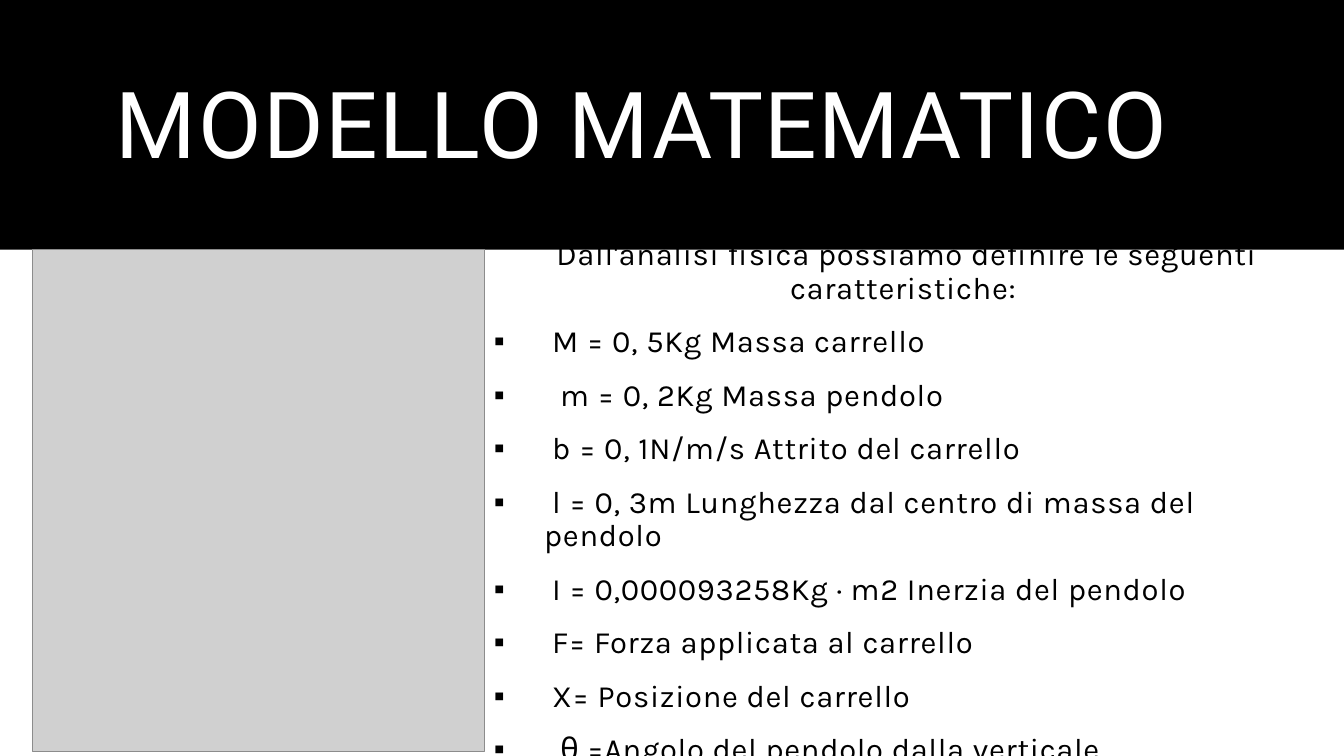
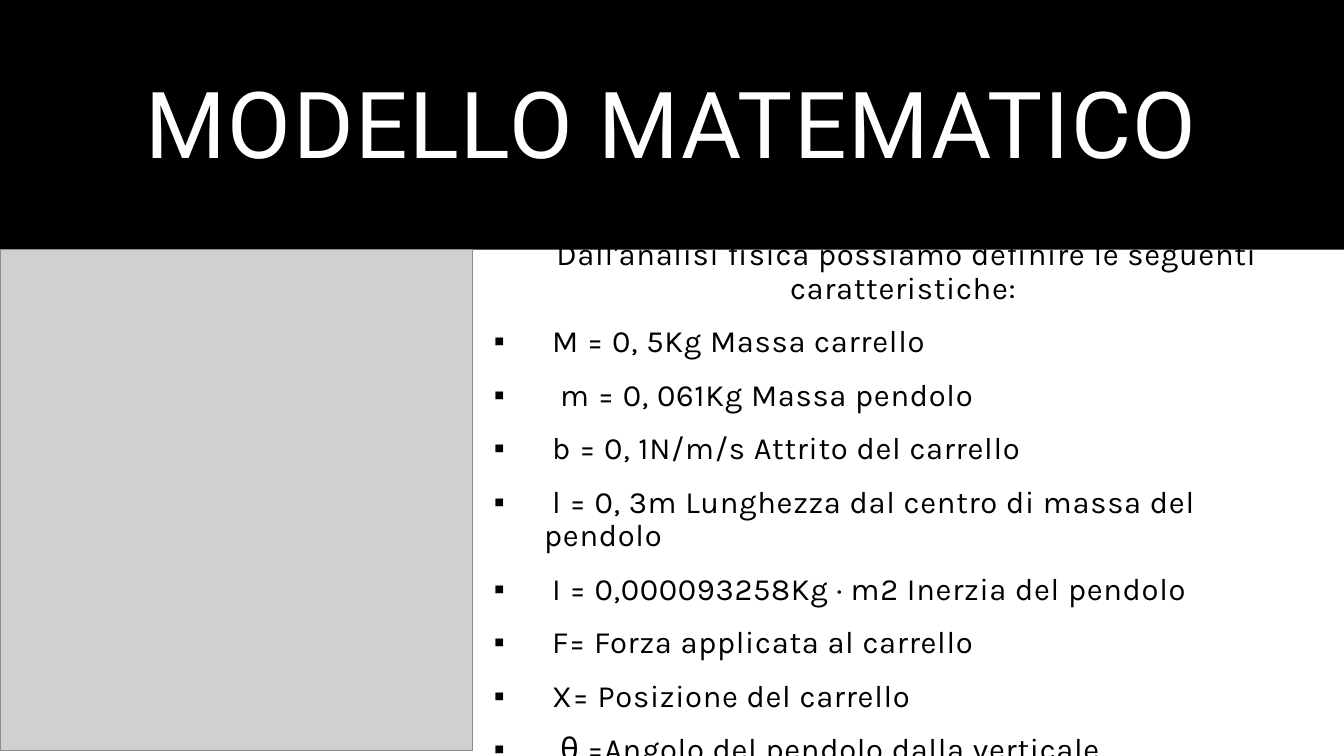
Before and after one commit to AltFed/ARL, a slide deck: slide 2 of CA.pptx (slide 4 before the commit). Drawn at 1344x756 pixels with LibreOffice and Linux fonts; fonts in the diff are those of the drawing; grey boxes stand for pictures. Boxes give left, top, right and bottom in pixels: in the first picture for what was removed or moved away, otherwise in the second. Text is boxed around its words. In the diff, an @@ line names an element or a change of style, - is before the commit and + after.

```diff
--- a/CA.pptx
+++ b/CA.pptx
@@ title "MODELLO MATEMATICO": place and size @@
-title "MODELLO MATEMATICO" at [116, 91, 1167, 159]
+title "MODELLO MATEMATICO" at [146, 91, 1197, 159]
@@ title "MODELLO MATEMATICO" at [146, 91, 1197, 159]: alignment left to centre @@
@@ picture: place and size @@
-picture at [33, 250, 485, 752]
+picture at [0, 250, 472, 751]
@@ text at [560, 385, 973, 413]: text changed @@
-▪ m = 0, 2Kg Massa pendolo
+▪ m = 0, 061Kg Massa pendolo
```
Also in this commit, not shown: 8 other slides changed, 1 slide added, 4 slides removed, 2 other files.
